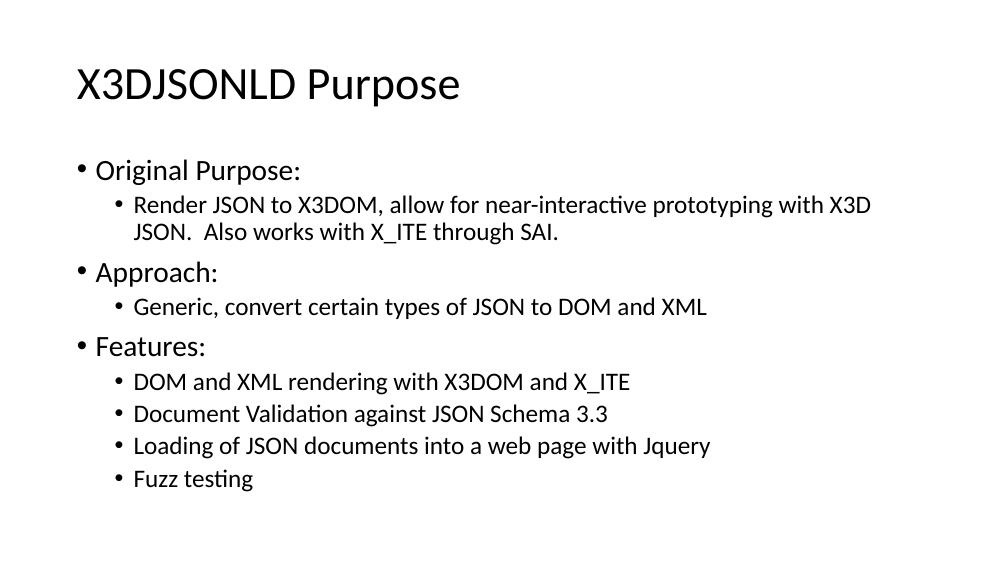
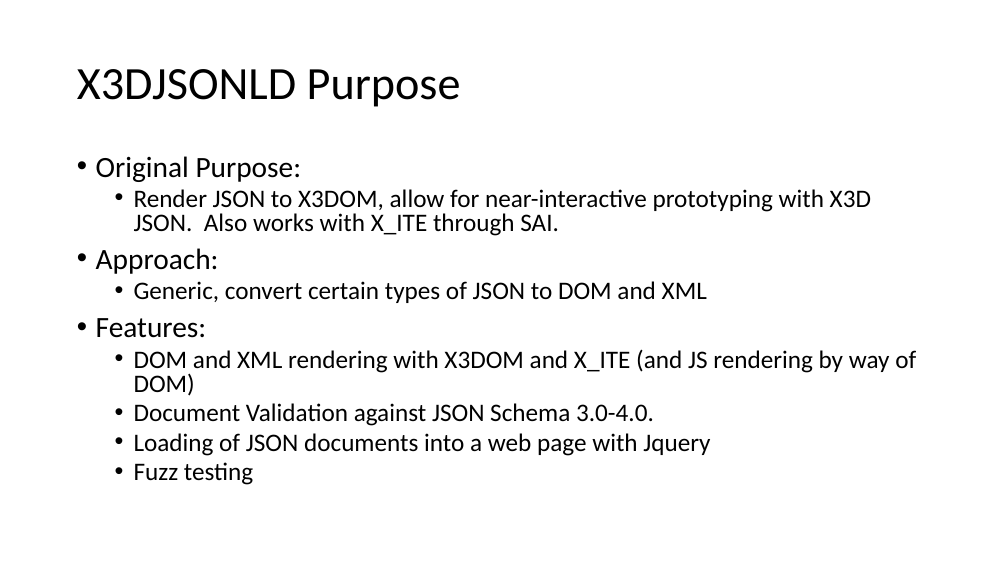
Before and after one commit to coderextreme/X3DJSONLD, a slide deck: slide 2 of doc/X3DJSONLoaderTutorial.pptx. Drawn at 1008x567 pixels with LibreOffice and Linux fonts; fonts in the diff are those of the drawing. Boxes give left, top, right and bottom in pixels: in the first picture for what was removed or moved away, otherwise in the second. Text is boxed around its words. In the diff, an @@ line names an element or a change of style, - is before the commit and + after.

Commit message:
made changes

```diff
--- a/doc/X3DJSONLoaderTutorial.pptx
+++ b/doc/X3DJSONLoaderTutorial.pptx
@@ text at (x1=96, y1=156, x2=871, y2=485): line spacing 0.9 to 0.8 @@
@@ text at (x1=134, y1=349, x2=916, y2=426): text changed @@
-  • DOM and XML rendering with X3DOM and X_ITE
-  • Document Validation against JSON Schema 3.3
+  • DOM and XML rendering with X3DOM and X_ITE (and JS rendering by way of DOM)
+  • Document Validation against JSON Schema 3.0-4.0.
```
Also in this commit, not shown: 3 other slides changed.
